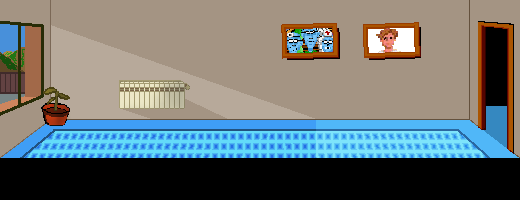
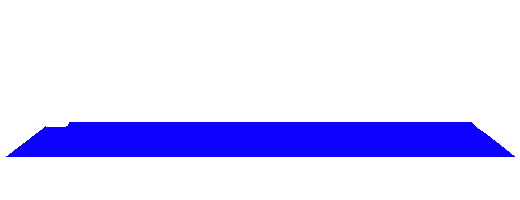
Before/after of a 520 × 200 layered artwork. What changed in the layer stack:
hid "maniac_picture" over left=281, top=23, right=340, bottom=60
showed "Layer 10" over left=6, top=122, right=515, bottom=157
hid "Layer 8" over left=316, top=120, right=520, bottom=165
hid "Layer 6" over left=1, top=120, right=519, bottom=158
hid "Layer 7" over left=19, top=126, right=493, bottom=158
hid "plant" over left=41, top=87, right=70, bottom=126
hid "Layer 5" over left=119, top=80, right=190, bottom=109
hid "Layer 3" over left=0, top=21, right=44, bottom=116
hid "guy_picture" over left=363, top=22, right=421, bottom=60
hid "door_rightr_fullopen" over left=478, top=21, right=514, bottom=154
hid "persp_right" over left=0, top=0, right=520, bottom=158
hid "persp_left" over left=50, top=0, right=520, bottom=158
hid "controls" over left=0, top=158, right=520, bottom=200
hid "Background" over left=0, top=0, right=520, bottom=200
